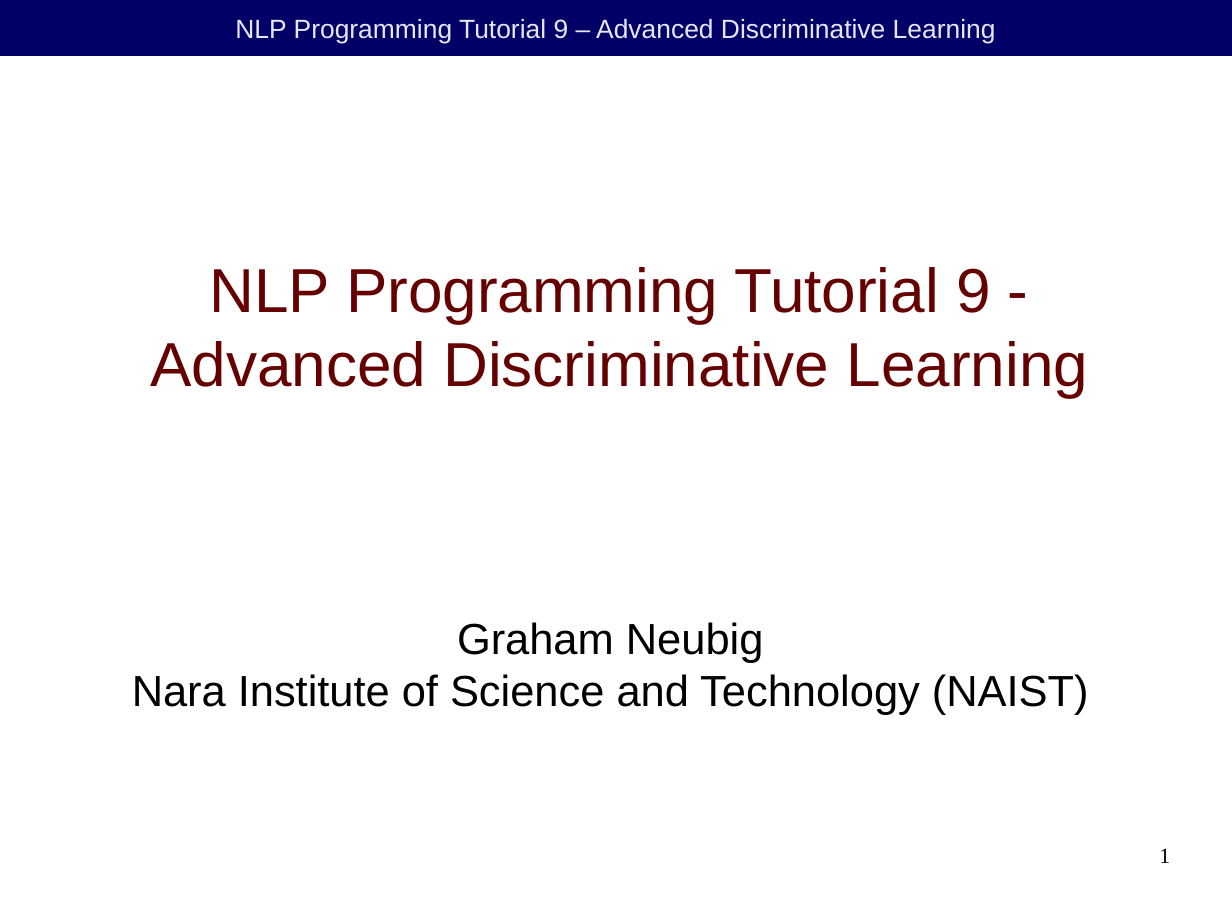
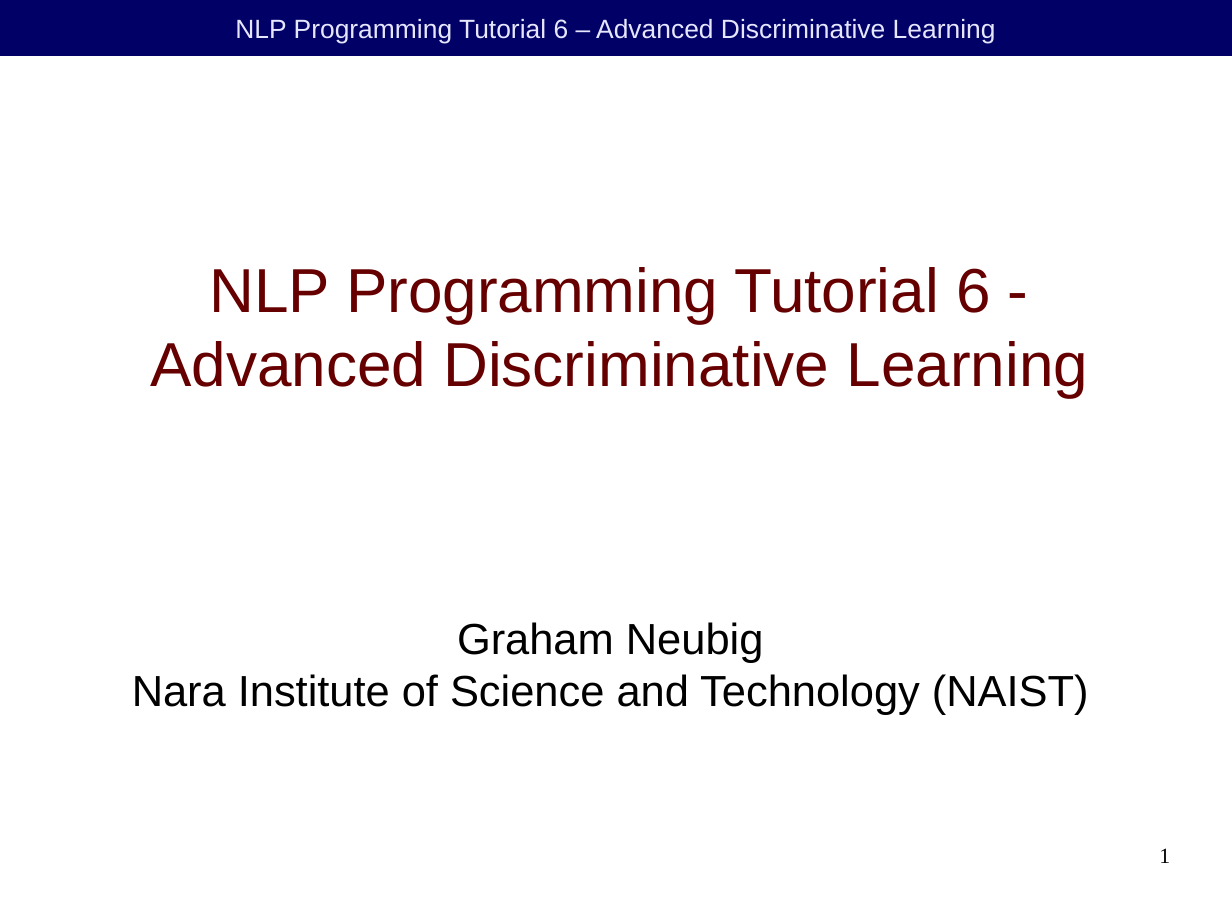
Before and after one commit to duffrind/nlppractice, a slide deck: slide 1 of download/06-discriminative/nlp-programming-en-06-discriminative.odp. Drawn at 1232x924 pixels with LibreOffice and Linux fonts; fonts in the diff are those of the drawing; background and template pictures are left out. Boxes give left, top, right and bottom in pixels: in the first picture for what was removed or moved away, otherwise in the second. Text is boxed around its words. In the diff, an @@ line names an element or a change of style, - is before the commit and + after.

Commit message:
Update to discriminative training slides

```diff
--- a/download/06-discriminative/nlp-programming-en-06-discriminative.odp
+++ b/download/06-discriminative/nlp-programming-en-06-discriminative.odp
@@ text in rectangle at box(235, 19, 996, 44): text changed @@
-NLP Programming Tutorial 9 – Advanced Discriminative Learning
+NLP Programming Tutorial 6 – Advanced Discriminative Learning
@@ title at box(150, 267, 1088, 398): text changed @@
-NLP Programming Tutorial 9 -
-Advanced Discriminative Learning
+NLP Programming Tutorial 6 -
+Advanced Discriminative Learning
```
Also in this commit, not shown: 26 other slides changed, 7 slides added, 11 slides removed, 3 other files.
